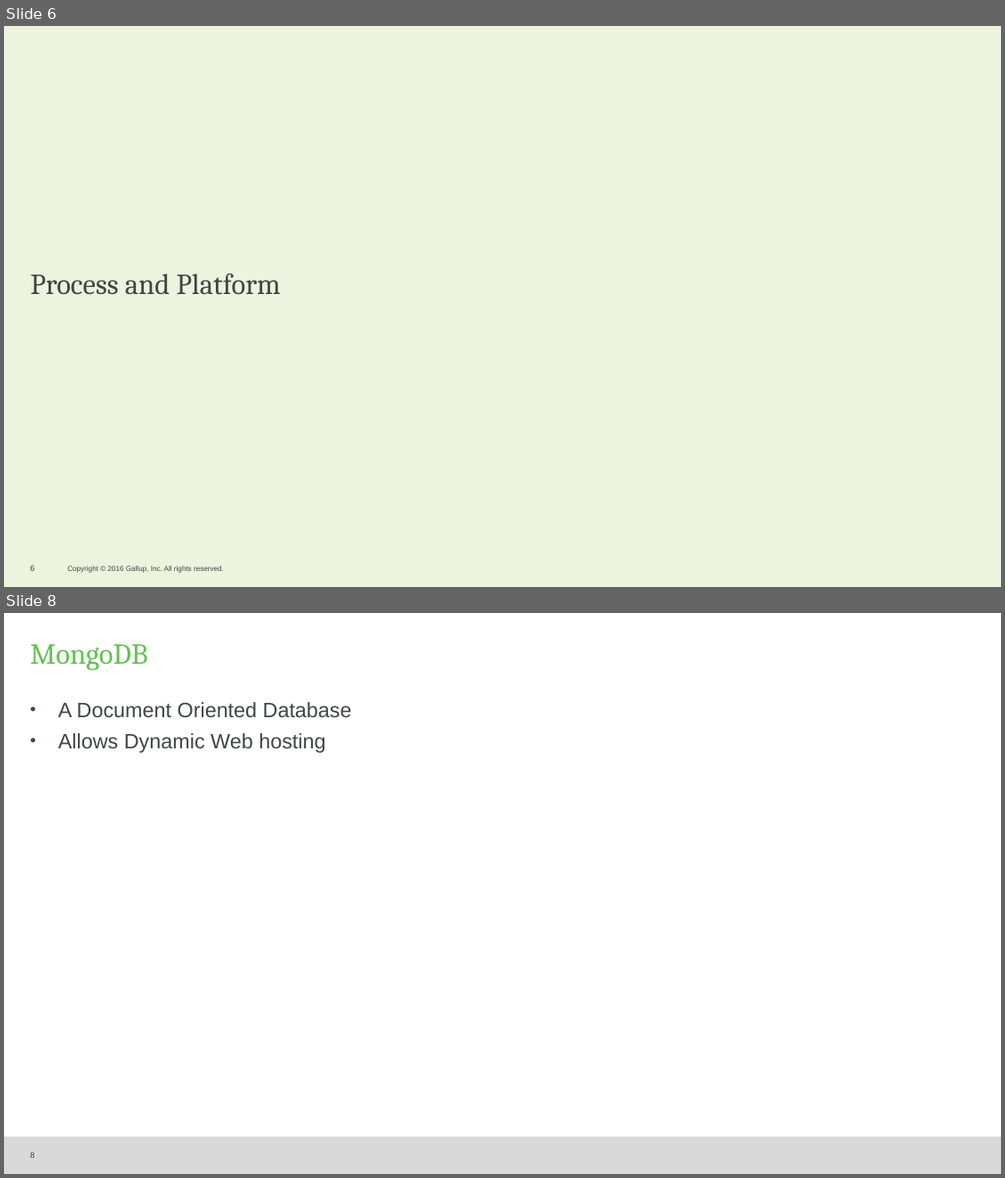
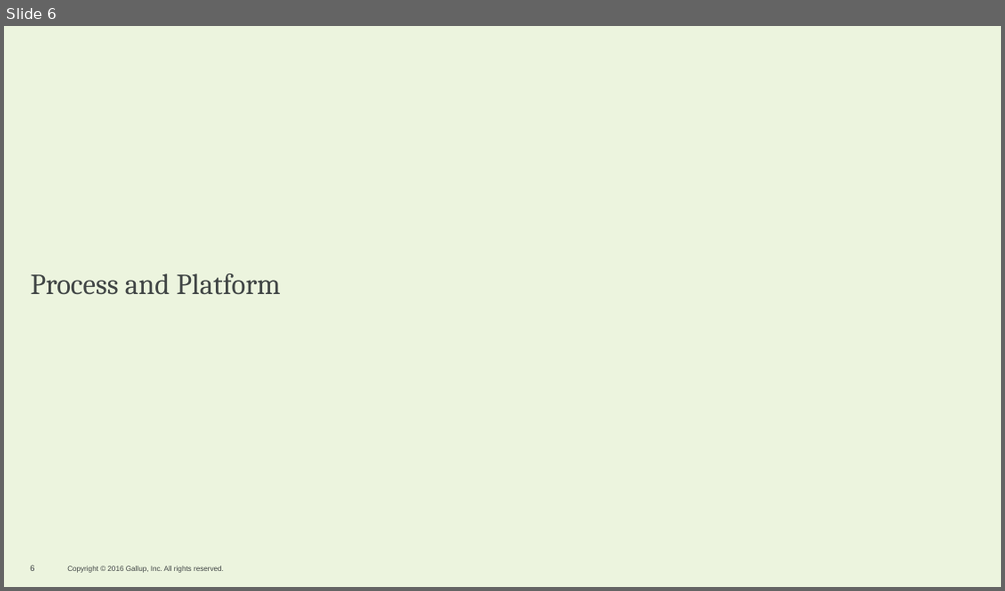
Before and after one commit to GETHIP/Managr, a slide deck: FinalPresentation.pptx. Shown one above the other, each under a label of ours: slides 6 and 8 before the commit, slide 6 after it; the slides between them are not shown. The pictures are 1005x1178 and 1005x591 pixels, drawn with LibreOffice and Linux fonts; fonts in the diff are those of the drawing; background and template pictures are left out. Boxes give left, top, right and bottom in pixels: in the first picture for what was removed or moved away, otherwise in the second. Text is boxed around its words. In the diff, an @@ line names an element or a change of style, - is before the commit and + after.

```diff
--- a/FinalPresentation.pptx
+++ b/FinalPresentation.pptx
@@ slide 8 removed at <box>4,613,1001,1174</box>, background #FFFFFF @@
@@ title removed at <box>30,644,147,670</box> @@
-MongoDB
@@ text removed at <box>58,702,352,753</box> @@
-• A Document Oriented Database
-• Allows Dynamic Web hosting
@@ rectangle removed at <box>4,1136,1001,1174</box> @@
@@ page number removed at <box>30,1151,34,1158</box> @@
-8
```
Also in this commit, not shown: 1 slide changed, 1 other slide removed, 34 other files.
